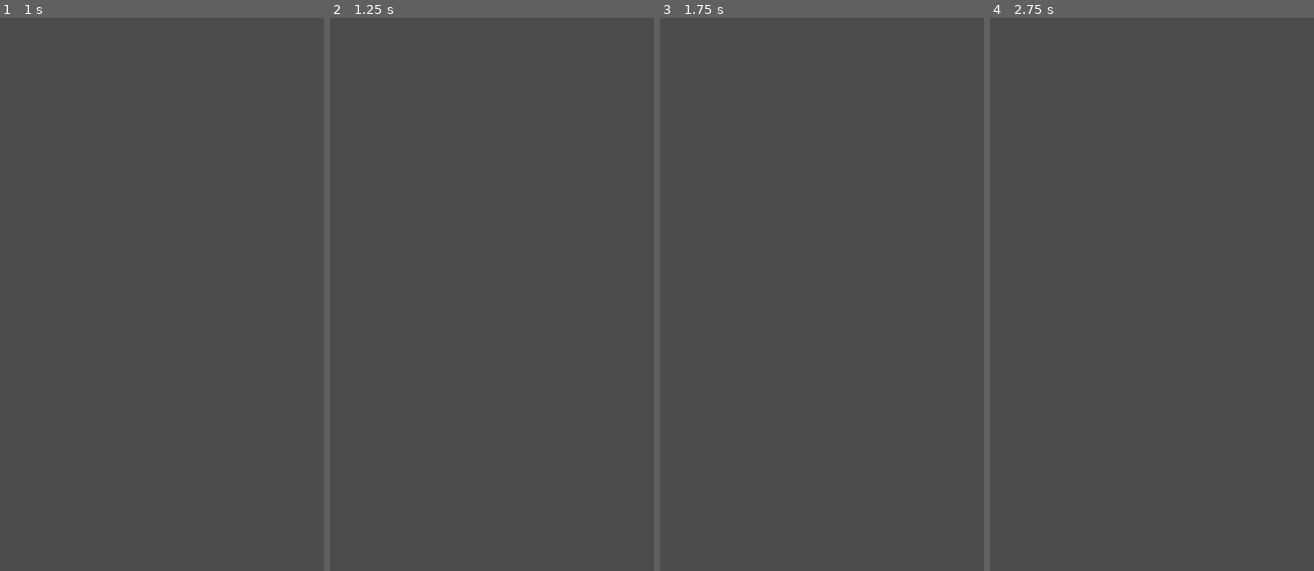
Above: before the commit, frames 1-4 (left to right).
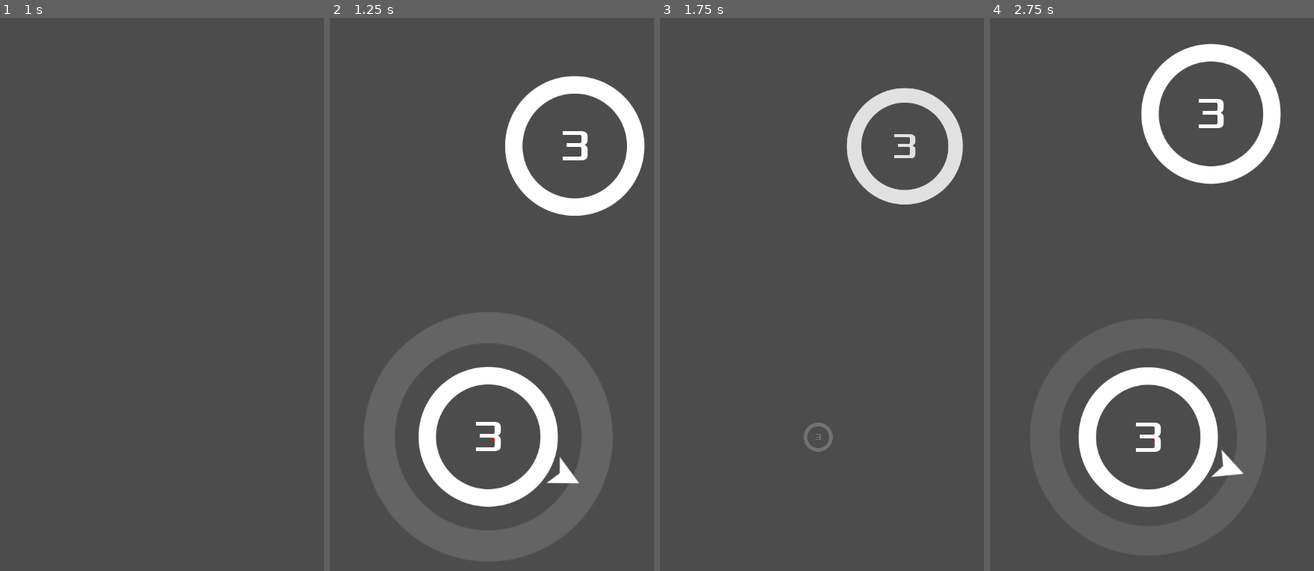
Above: after the commit, the same moments.

Repository: Domogo/circleJump
Game: Godot game, scene res://Main.tscn
The game is run twice, just before and just after one commit, with the same random seed, the same clock (stepped at 60 frames per second) and the same inputs.
Inputs (mouse positions are in pixels of both pictures, inside the frame that each line leads up to):
- Up to frame 1 (1 s): click (103, 206) at 0.5 s
- Up to frame 2 (1.25 s): no input
- Up to frame 3 (1.75 s): move the mouse to (893, 266) at 1.27 s; click (893, 266) at 1.42 s
- Up to frame 4 (2.75 s): click (1203, 206) at 2.02 s

Frame 1 is identical in both runs. In frame 2, 8.3% of the frame differs, in the area x 27-98%, y 10-89%; in frame 3, 3.0%; in frame 4, 8.3%.
Error before the commit: Parse Error: Indented block expected after declaration of "_on_Jumper_died" function. (res://Main.gd:36)

Commit message:
death detect

Diff:
--- a/Main.gd
+++ b/Main.gd
@@ -32,3 +32,5 @@
 	call_deferred("spawn_circle")
 
 func _on_Jumper_died():
+	get_tree().call_group("circles", "implode")
+	$Screens.game_over()
--- a/objects/Circle.tscn
+++ b/objects/Circle.tscn
@@ -81,7 +81,9 @@
 size = 64
 font_data = ExtResource( 4 )
 
-[node name="Circle" type="Area2D"]
+[node name="Circle" type="Area2D" groups=[
+"circles",
+]]
 position = Vector2( 244.189, 503.368 )
 script = ExtResource( 1 )
 
--- a/objects/Jumper.gd
+++ b/objects/Jumper.gd
@@ -35,10 +35,10 @@
 		trail.add_point(position)
 
 func die():
-	emit_signal("died")
 	target = null
 	queue_free()
 
-func on_VisibilityNotifier2D_screen_exited():
+func _on_VisibilityNotifier2D_screen_exited():
 	if !target:
+		emit_signal("died")
 		die()
--- a/objects/Jumper.tscn
+++ b/objects/Jumper.tscn
@@ -35,3 +35,4 @@
 begin_cap_mode = 2
 end_cap_mode = 2
 [connection signal="area_entered" from="." to="." method="_on_Jumper_area_entered"]
+[connection signal="screen_exited" from="VisibilityNotifier2D" to="." method="_on_VisibilityNotifier2D_screen_exited"]
